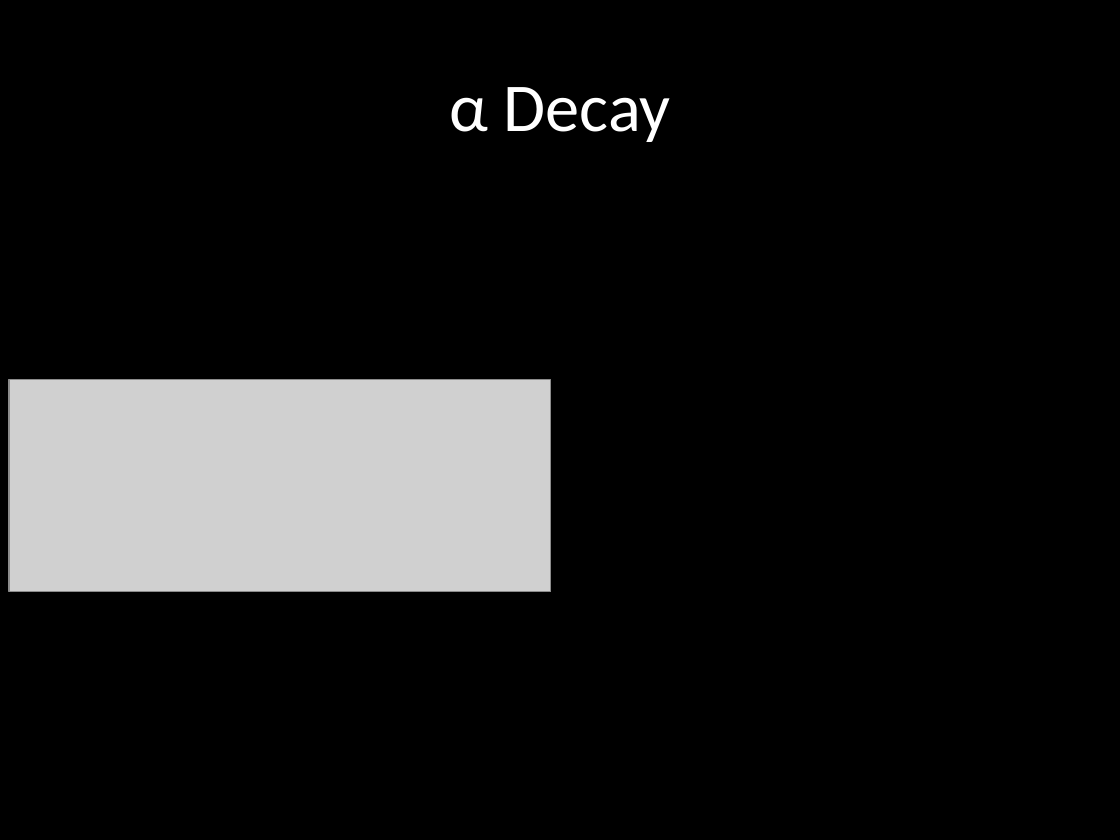
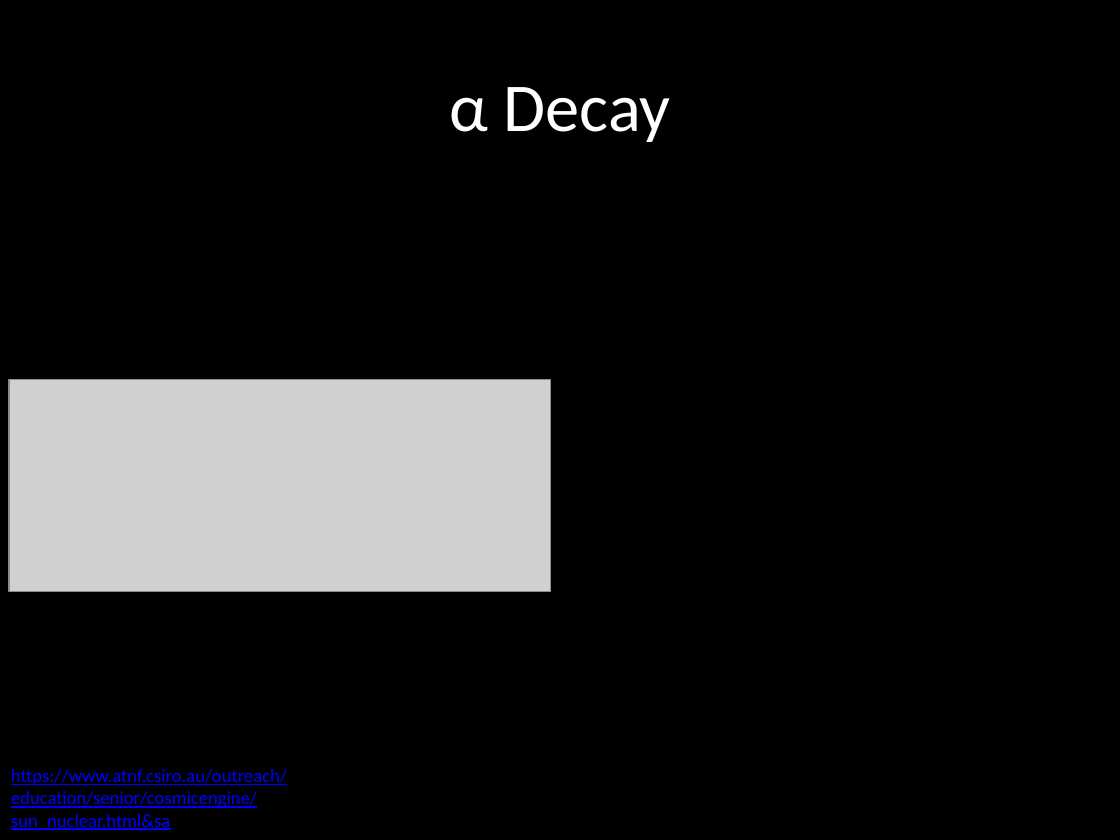
Before and after one commit to carlosgj/FRC-Training, a slide deck: slide 4 of Nuclear Physics Part 2.pptx. Drawn at 1120x840 pixels with LibreOffice and Linux fonts; fonts in the diff are those of the drawing; grey boxes stand for pictures; background and template pictures are left out. Boxes give left, top, right and bottom in pixels: in the first picture for what was removed or moved away, otherwise in the second. Text is boxed around its words. In the diff, an @@ line names an element or a change of style, - is before the commit and + after.

```diff
--- a/Nuclear Physics Part 2.pptx
+++ b/Nuclear Physics Part 2.pptx
@@ text added at (x1=11, y1=769, x2=287, y2=830), 12 pt, text #0000FF, underline @@
+https://www.atnf.csiro.au/outreach/education/senior/cosmicengine/sun_nuclear.html&sa
```
Also in this commit, not shown: 5 other slides changed, 6 slides removed, 4 other files.
